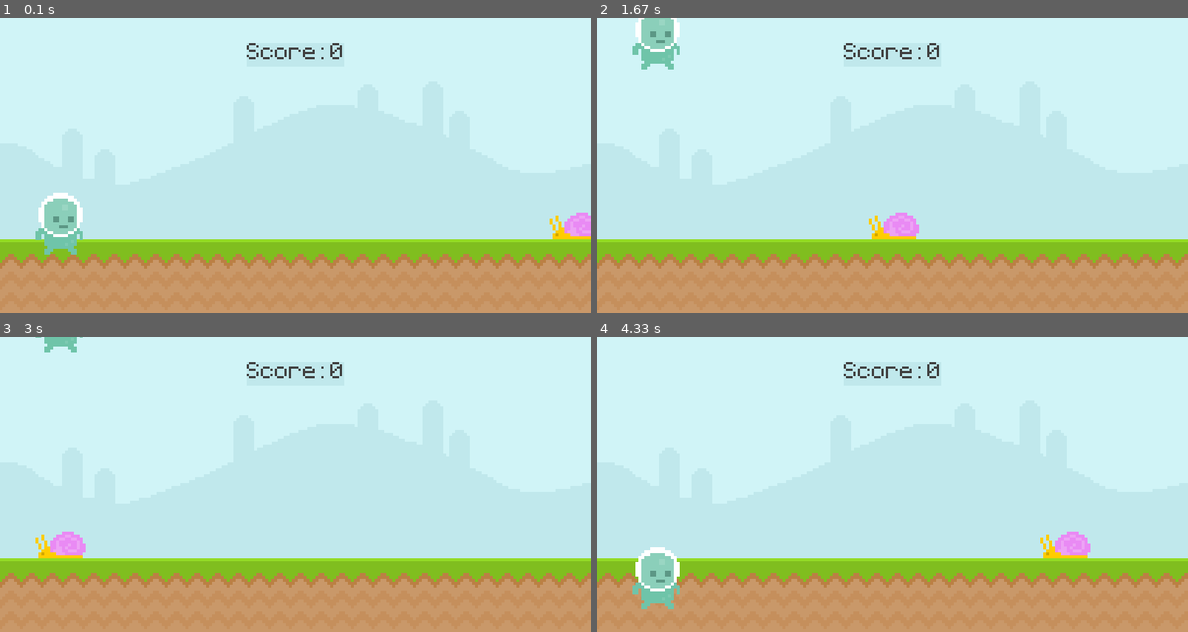
Above: before the commit, frames 1-4 (two rows, left to right).
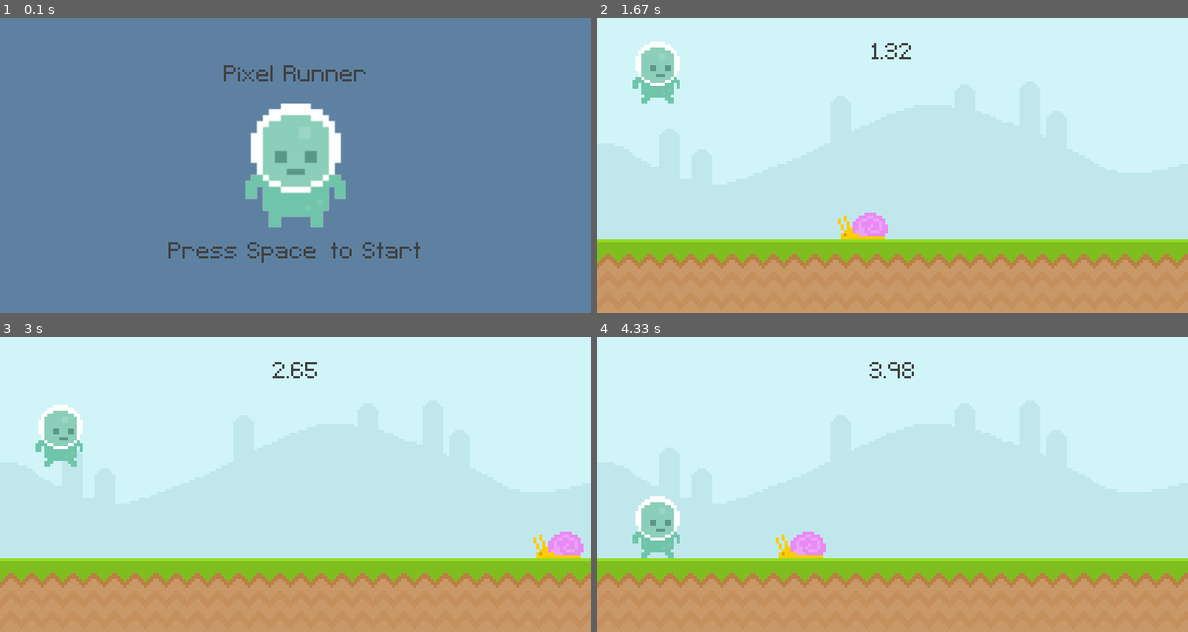
Above: after the commit, the same moments.

Repository: UnnamedOmen/learning-pygame
Game: pygame game, started from tutorial.py
Two runs of this game, one before a commit and one after it. Both use one fixed random seed, a clock stepped at 60 frames per second and the inputs below.
Inputs (mouse positions are in pixels of both pictures, inside the frame that each line leads up to):
- Up to frame 1 (0.1 s): no input
- Up to frame 2 (1.67 s): tap Space at 0.33, 0.67, 1.4 s; click (656, 71) at 1.05 s
- Up to frame 3 (3 s): tap Space at 1.7, 2.57, 2.87 s; click (59, 525) at 2.22 s
- Up to frame 4 (4.33 s): tap Space at 3.63 s

The runs differ from the first frame. In frame 1, 100% of the frame differs, in the area x 0-100%, y 0-100%; in frame 2, 3.1%; in frame 3, 2.9%; in frame 4, 3.8%.

Commit message:
unfinished

Diff:
--- a/tutorial.py
+++ b/tutorial.py
@@ -1,6 +1,13 @@
 import pygame
 import random
 from sys import exit
+
+def display_score():
+    current_time = pygame.time.get_ticks() - start_time
+    current_time_seconds = current_time / 1000
+    score_surface = test_font.render(f"{current_time_seconds:.2f}", False, (64,64,64))
+    score_rect = score_surface.get_rect(center = (400, 50))
+    screen.blit(score_surface, score_rect)
 
 pygame.init()
 
@@ -9,21 +16,33 @@
 
 clock = pygame.time.Clock()
 test_font = pygame.font.Font("font/Pixeltype.ttf", 50)
+game_active = False
+start_time = 0
 
 # Surfaces
 sky_surface = pygame.image.load("graphics/Sky.png").convert()
 ground_surface = pygame.image.load("graphics/ground.png").convert()
 
-score = 0
-score_surface = test_font.render(f"Score: {score}", False, (64,64,64))
-score_rect = score_surface.get_rect(center = (400, 50))
+
+# score_surface = test_font.render(f"Score: {score}", False, (64,64,64))
+# score_rect = score_surface.get_rect(center = (400, 50))
 
 player_gravity = 0
 player_surface = pygame.image.load("graphics/Player/player_walk_1.png").convert_alpha()
 player_rect = player_surface.get_rect(midbottom = (80, 300))
 
+# Intro screen
+player_stand = pygame.image.load('graphics\Player\player_stand.png').convert_alpha()
+player_stand = pygame.transform.rotozoom(player_stand,0,2)
+player_stand_rect = player_stand.get_rect(center = (400, 200))
+
+game_title = test_font.render("Pixel  Runner", False, (64,64,64))
+game_title_rect = game_title.get_rect(center = (400, 80))
+instructions = test_font.render("Press  Space   to  Start", False, (64,64,64))
+instructions_rect = instructions.get_rect(center = (400, 320))
+
+
 # Initialize enemy positions
-
 snail_surface = pygame.image.load("graphics/snail/snail1.png").convert_alpha()
 snail_rect = snail_surface.get_rect(midbottom = (800, 300))
 
@@ -36,44 +55,66 @@
         if event.type == pygame.QUIT:
             pygame.quit()
             exit()
-        if event.type == pygame.MOUSEBUTTONDOWN:
-            if player_rect.collidepoint(event.pos):
-                player_gravity = -20
-        if event.type == pygame.KEYDOWN:
-            if event.key == pygame.K_SPACE:
-                player_gravity = -20
+        if game_active:
+            if event.type == pygame.MOUSEBUTTONDOWN:
+                if player_rect.collidepoint(event.pos) and player_rect.bottom == 300:
+                    player_gravity = -20
+            if event.type == pygame.KEYDOWN:
+                if event.key == pygame.K_SPACE and player_rect.bottom == 300:
+                    player_gravity = -20
+        else:
+            if event.type == pygame.KEYDOWN and event.key == pygame.K_SPACE:
+                game_active = True
+                snail_rect.left = 800
+                start_time = pygame.time.get_ticks()
 
-
-    # Display terrain and score surfaces
-    screen.blit(sky_surface, (0, 0))
-    screen.blit(ground_surface, (0, 300))
-
-    pygame.draw.rect(screen, '#c0e8ec', score_rect)
-    pygame.draw.rect(screen, '#c0e8ec', score_rect)
-
-    screen.blit(score_surface, score_rect)
-
-    # Display enemy and player surfaces
-    screen.blit(snail_surface, snail_rect)
-
-    player_gravity += 1
-    player_rect.y += player_gravity
-    if player_rect.y >= 301: player_rect.y = 250
-    screen.blit(player_surface, player_rect)
-
-    # Decrement snail position for movement, then reset snail position
-    snail_rect.x -= 4
-    if snail_rect.right <= 0:
-        snail_rect.left = 800
-        score += 1
-
-
-    keys = pygame.key.get_pressed()
-    if keys[pygame.K_SPACE]:
-        print("space")
+    if game_active:
+        # Display terrain and score surfaces
+        screen.blit(sky_surface, (0, 0))
+        screen.blit(ground_surface, (0, 300))
+        # pygame.draw.rect(screen, '#c0e8ec', score_rect)
+        # pygame.draw.rect(screen, '#c0e8ec', score_rect)
+        # screen.blit(score_surface, score_rect)
+        display_score()
 
 
 
+        # Display enemy and player surfaces
+        screen.blit(snail_surface, snail_rect)
+
+        player_gravity += 1
+        player_rect.y += player_gravity
+        if player_rect.bottom >= 300: player_rect.bottom = 300
+        screen.blit(player_surface, player_rect)
+
+        # Decrement snail position for movement, then reset snail position
+        snail_rect.x -= 6
+        if snail_rect.right <= 0:
+            snail_rect.left = 800
+
+
+        if player_rect.colliderect(snail_rect):
+            game_active = False
+
+    else:
+        screen.fill((94,129,162))
+        screen.blit(player_stand, player_stand_rect)
+        screen.blit(game_title, game_title_rect)
+        screen.blit(instructions, instructions_rect)
     # Frame-rate and screen update
     pygame.display.update()
     clock.tick(60)
+
+
+
+
+
+
+
+# To-Do: Scoring system
+# Change score_surface to time
+# Points variable = number of times you've jumped the snail
+# Add a new score text.
+# Make score = how many times you've jumped over the snail
+# Increment points by 1 each time the snail is jumped
+# After 10 seconds increment points by 1.1 each time the snail is jumped etc
Not shown, added: audio/death.mp3
